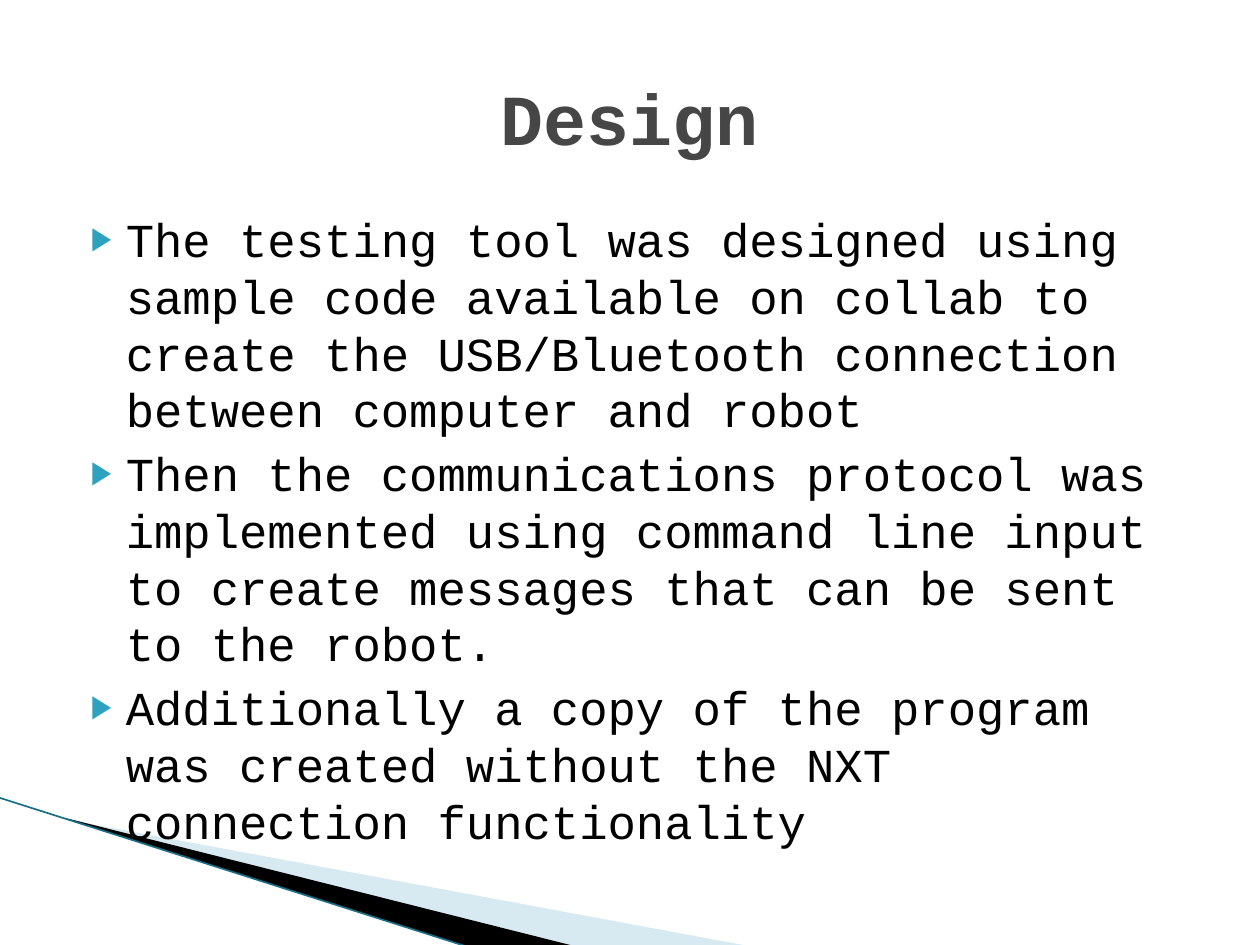
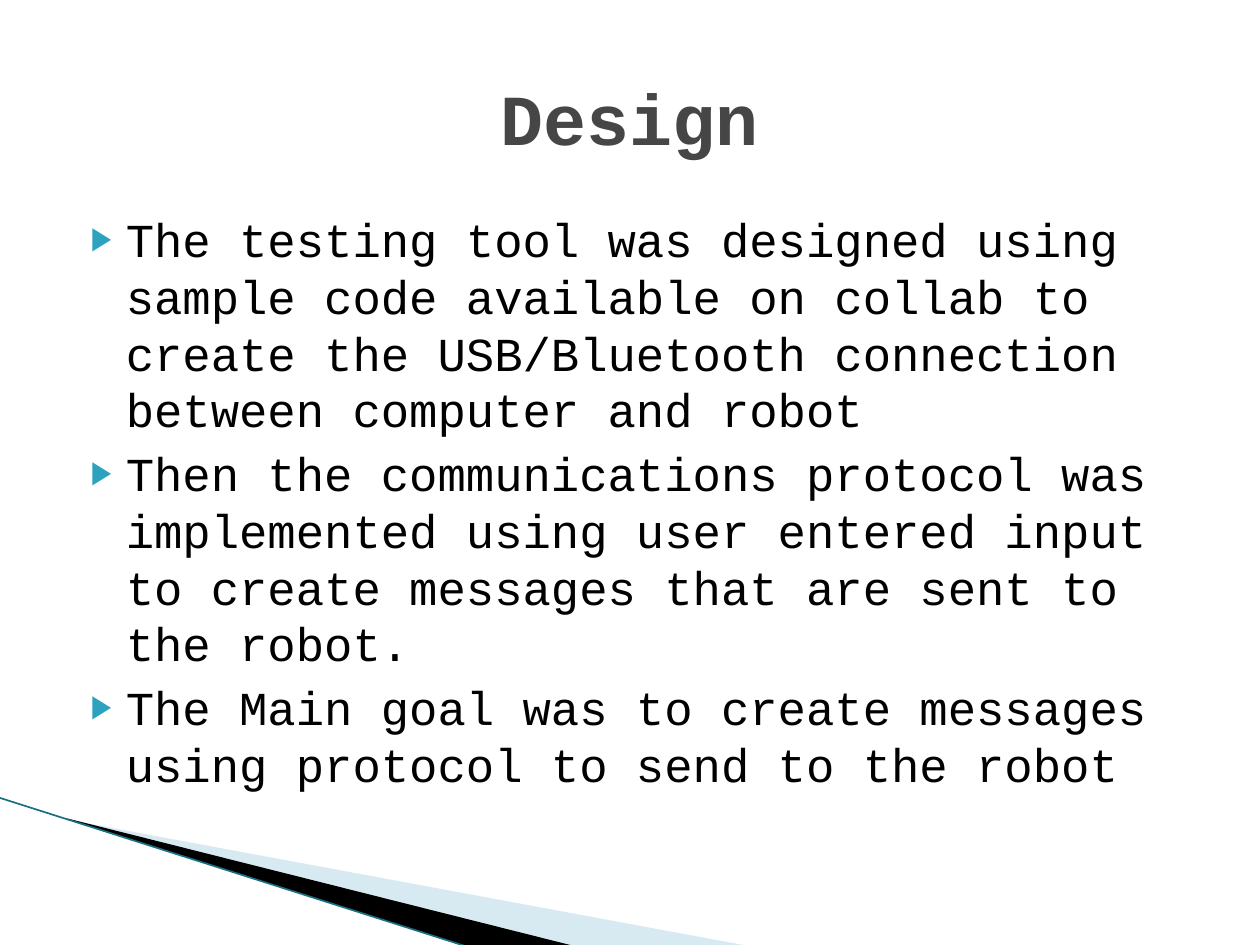
Before and after one commit to dmb2bt/CS3240-Group-19, a slide deck: slide 7 of Presentations/RoboticorpLab4.pptx. Drawn at 1260x945 pixels with LibreOffice and Linux fonts; fonts in the diff are those of the drawing; background and template pictures are left out. Boxes give left, top, right and bottom in pixels: in the first picture for what was removed or moved away, otherwise in the second. Text is boxed around its words. In the diff, an @@ line names an element or a change of style, - is before the commit and + after.

```diff
--- a/Presentations/RoboticorpLab4.pptx
+++ b/Presentations/RoboticorpLab4.pptx
@@ text at [126,457,1146,792]: text changed @@
-▶ Then the communications protocol was implemented using command line input to create messages that can be sent to the robot.
-▶ Additionally a copy of the program was created without the NXT connection functionality
+▶ Then the communications protocol was implemented using user entered input to create messages that are sent to the robot.
+▶ The Main goal was to create messages using protocol to send to the robot
```
Also in this commit, not shown: 3 other slides changed, 1 other file.
